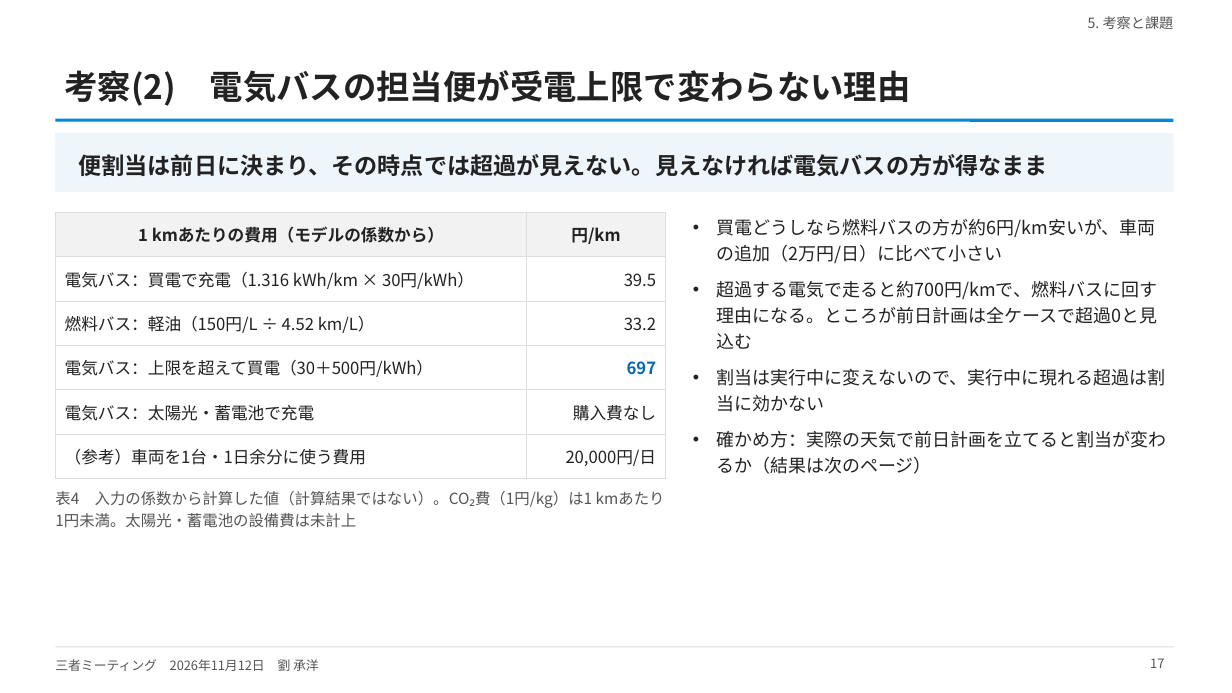
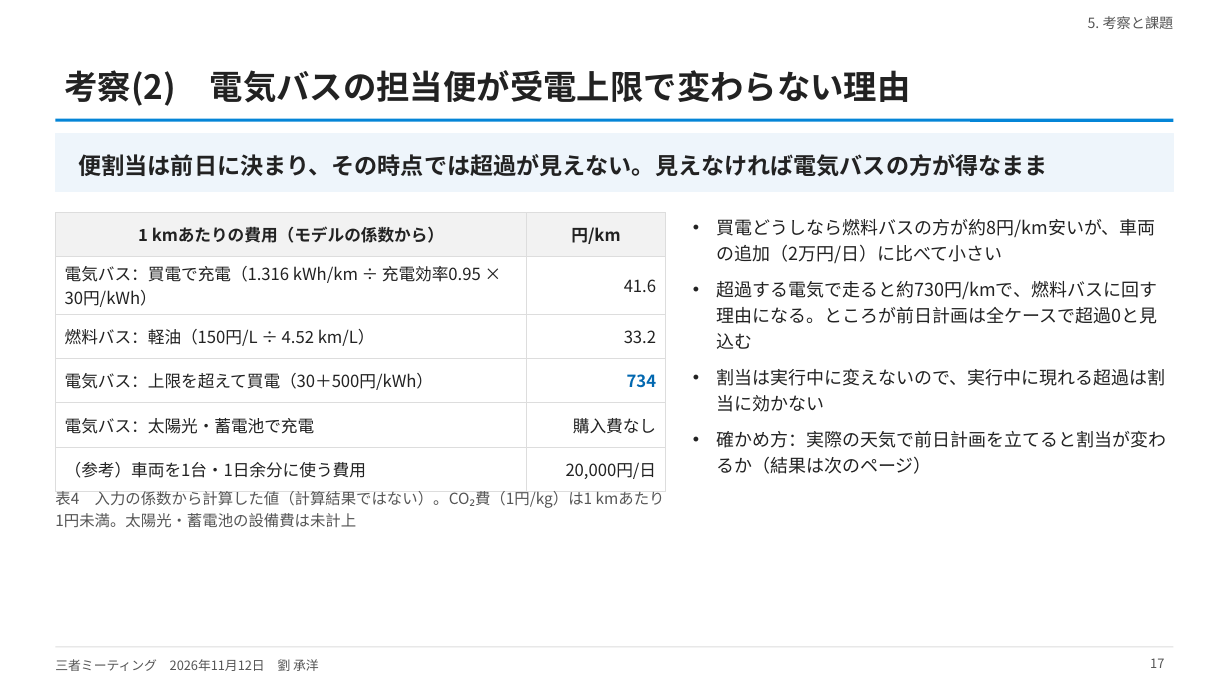
Before and after one commit to CYLIU2003/master-course, a slide deck: slide 17 of outcome/2026-11-12_three_party/three_party_20261112.pptx. Drawn at 1232x693 pixels with LibreOffice and Linux fonts; fonts in the diff are those of the drawing. Boxes give left, top, right and bottom in pixels: in the first picture for what was removed or moved away, otherwise in the second. Text is boxed around its words. In the diff, an @@ line names an element or a change of style, - is before the commit and + after.

```diff
--- a/outcome/2026-11-12_three_party/three_party_20261112.pptx
+++ b/outcome/2026-11-12_three_party/three_party_20261112.pptx
@@ table at (55,213,665,483) @@
-row 2, column 1: 電気バス：買電で充電（1.316 kWh/km × 30円/kWh）
+row 2, column 1: 電気バス：買電で充電（1.316 kWh/km ÷ 充電効率0.95 × 30円/kWh）
-row 2, column 2: 39.5
+row 2, column 2: 41.6
-row 4, column 2: 697
+row 4, column 2: 734
@@ text at (716,219,1157,324): text changed @@
-• 買電どうしなら燃料バスの方が約6円/km安いが、車両の追加（2万円/日）に比べて小さい
-• 超過する電気で走ると約700円/kmで、燃料バスに回す理由になる。ところが前日計画は全ケースで超過0と見込む
+• 買電どうしなら燃料バスの方が約8円/km安いが、車両の追加（2万円/日）に比べて小さい
+• 超過する電気で走ると約730円/kmで、燃料バスに回す理由になる。ところが前日計画は全ケースで超過0と見込む
```
Also in this commit, not shown: 1 other slide changed, 3 other files.
